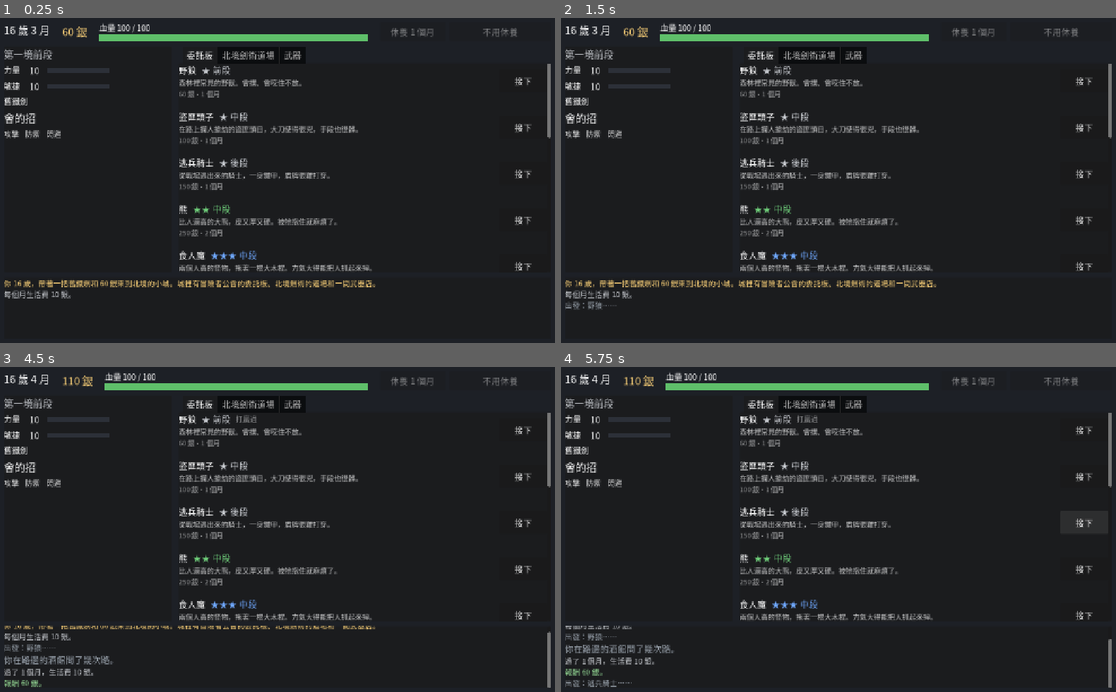
Above: before the commit, frames 1-4 (two rows, left to right).
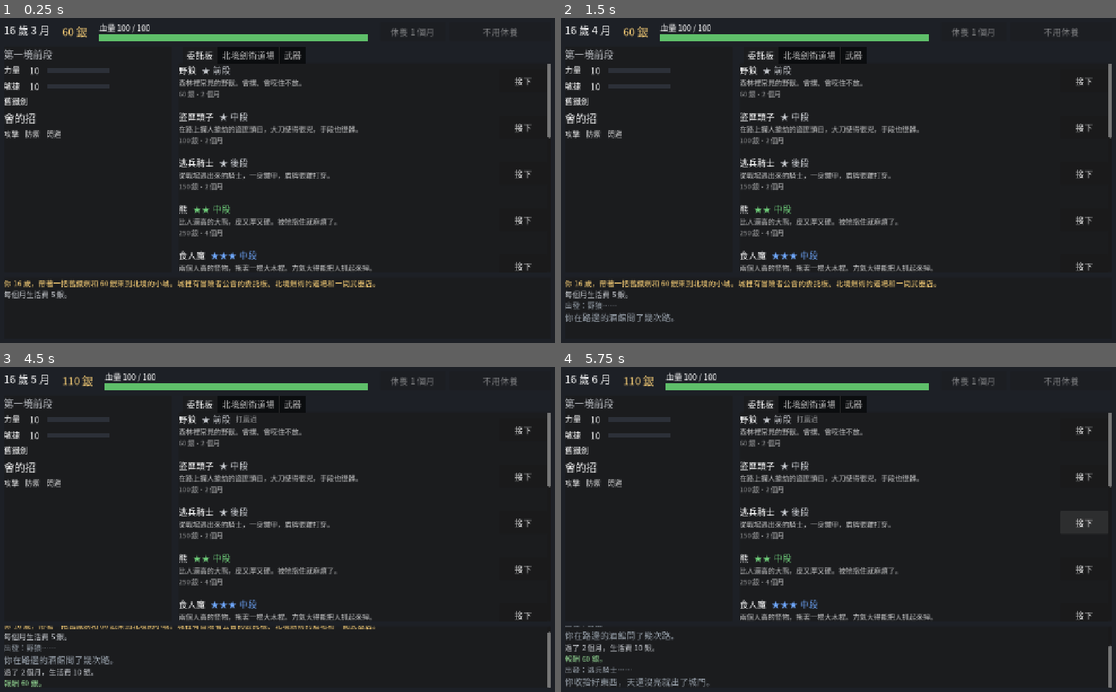
Above: after the commit, the same moments.

Repository: YPY1019/-
Game: Godot game, scene res://main.tscn
The game is run twice, just before and just after one commit, with the same random seed, the same clock (stepped at 60 frames per second) and the same inputs.
Inputs:
- Up to frame 1 (0.25 s): no input
- Up to frame 2 (1.5 s): click "接下" at 0.5 s; click "接下" at 1.25 s
- Up to frame 3 (4.5 s): click "▶" at 2 s; click "▶▶" at 2.75 s; click "▶▶▶" at 3.5 s; click "回到城裡" at 4.25 s
- Up to frame 4 (5.75 s): click "接下" at 5 s

The runs differ from the first frame. In frame 1, less than 0.1% of the frame differs, in the area x 9-38%, y 22-87%; in frame 2, 0.4%; in frame 3, less than 0.1%; in frame 4, 1.5%, in the area x 0-100%, y 2-99%.

Commit message:
一輩子拿不完：4 個新強者、2 本秘笈和絕學、2 把稀有武器；壽命看不到、拿掉通關；時間加倍、高境界數值難長；用模擬對數字
Co-Authored-By: Claude Opus 5.5 <noreply@anthropic.com>
Claude-Session: https://claude.ai/code/session_01W6Y7TrerJrFcJsNg4embXv

Diff:
--- a/冒險者模擬/scripts/adventurer.gd
+++ b/冒險者模擬/scripts/adventurer.gd
@@ -137,12 +137,17 @@
 		learned.append(move_id)
 
 
+## 長 1 點要多少經驗（看境界）
+func exp_need() -> float:
+	return GrowthData.EXP_PER_POINT[realm]
+
+
 ## 加經驗，回傳長了幾點。到瓶頸就停住。
 func add_exp(stat: String, amount: float) -> int:
 	var gained := 0
 	exp[stat] += amount
-	while exp[stat] >= GrowthData.EXP_PER_POINT and not at_cap(stat):
-		exp[stat] -= GrowthData.EXP_PER_POINT
+	while exp[stat] >= exp_need() and not at_cap(stat):
+		exp[stat] -= exp_need()
 		stats[stat] += 1
 		gained += 1
 	if at_cap(stat):
--- a/冒險者模擬/scripts/battle/battle.gd
+++ b/冒險者模擬/scripts/battle/battle.gd
@@ -589,7 +589,9 @@
 			ev.append(_ev("pain", enemy.fill(_pick(pain["heavy"]))))
 	elif rng.randf() < 0.35:
 		ev.append(_ev("pain", enemy.fill(_pick(pain["light"]))))
-	_weapon_fx_out(ally, enemy, dmg, ev)
+	# 絕學砍中不會再震出破綻（不然喪鐘＋北境裁決會一直接下去）
+	if not (m.get("ult", false) and ally.weapon_fx == "knell"):
+		_weapon_fx_out(ally, enemy, dmg, ev)
 	if not enemy.is_alive():
 		return
 	# 比你弱太多的對手，挨痛了會逃
--- a/冒險者模擬/scripts/data/enemy_data.gd
+++ b/冒險者模擬/scripts/data/enemy_data.gd
@@ -435,7 +435,7 @@
 	"old_captain": {
 		"name": "葛雷森", "title": "老衛隊長",
 		"blurb": "以前王都衛隊的隊長，現在替人收債。頭髮白了，劍還是很穩。",
-		"hp": 380, "str": 23, "agi": 21, "armor": "light", "traits": ["disarmable"], "pron": "他",
+		"hp": 620, "str": 27, "agi": 26, "armor": "light", "traits": ["disarmable"], "pron": "他",
 		"weapon": "長劍", "guard": "護手", "loot": "nightwatch", "no_flee": true,
 		"parry": ["葛雷森腳下一錯，長劍已經回到身前。你的劍砍在寬寬的護手上，滑了開去。", "你搶上去出劍，葛雷森不慌不忙地一擋，像是早就知道你會砍哪裡。"],
 		"scene": ["碼頭邊的倉庫，空氣裡都是魚腥味。", "下雨的巷子，水從屋簷一直滴下來。"],
@@ -468,7 +468,7 @@
 	"rebel_lord": {
 		"name": "瓦倫", "title": "叛將",
 		"blurb": "背叛了領主、佔了山口要塞的將軍。左手一面塔盾，右手一把戰錘。",
-		"hp": 480, "str": 25, "agi": 20, "armor": "heavy", "traits": [], "pron": "他",
+		"hp": 960, "str": 31, "agi": 24, "armor": "heavy", "traits": [], "pron": "他",
 		"weapon": "戰錘", "guard": "塔盾", "books": ["bastion_book"], "no_flee": true,
 		"parry": ["瓦倫還沒站穩，塔盾已經擋在身前。你的劍砍在盾面上，震得手腕發麻。", "你搶上去出劍，瓦倫把盾一推，連你帶劍一起推開。"],
 		"scene": ["山口的舊要塞，城牆上的旗子早就燒掉了。", "要塞的中庭，地上的石板裂了好幾道縫。"],
--- a/冒險者模擬/scripts/data/growth_data.gd
+++ b/冒險者模擬/scripts/data/growth_data.gd
@@ -50,8 +50,8 @@
 const OUTCLASS := 4
 
 # ---- 成長 ----
-## 長 1 點要多少經驗
-const EXP_PER_POINT := 100.0
+## 第 i 境長 1 點要多少經驗（境界越高越難長）
+const EXP_PER_POINT := [100.0, 200.0, 350.0]
 ## 每用一次招給的經驗（再乘上成長倍率）
 const EXP_PER_USE := 15.0
 ## 對手那一項比你低 GROW_OFFSET 點時練不到；跟你一樣時 = 1 倍
--- a/冒險者模擬/scripts/data/life_data.gd
+++ b/冒險者模擬/scripts/data/life_data.gd
@@ -14,8 +14,8 @@
 ## 出道那年的幾月
 const START_MONTH := 3
 ## 壽命（歲）的範圍，含頭含尾。死在那一歲的隨機一個月
-const LIFESPAN_MIN := 34
-const LIFESPAN_MAX := 38
+const LIFESPAN_MIN := 30
+const LIFESPAN_MAX := 34
 
 ## 過了這個年紀，這一項每 DECLINE_YEARS 年掉 1 點
 const DECLINE_AGE := {"agi": 28, "str": 30}
--- a/冒險者模擬/scripts/data/move_data.gd
+++ b/冒險者模擬/scripts/data/move_data.gd
@@ -377,20 +377,20 @@
 		"vs": {},
 	},
 	"falcon": {
-		"name": "隼之一刺", "stat": "agi", "desc": "南方決鬥家的絕學。對手縮在防守後面、或正在蓄力時才用得出來：從縫裡一劍刺進去，盔甲和盾都擋不住。刺中蓄力的人，那一下就使不出來了。",
-		"ult": true, "when": "closed", "pierce": true,
+		"name": "隼之一刺", "stat": "agi", "desc": "南方決鬥家的絕學。對手縮在防守後面、或正在蓄力時才用得出來：從縫裡一劍刺進去，盾和兵器都擋不住（盔甲還是擋得住一些）。刺中蓄力的人，那一下就使不出來了。",
+		"ult": true, "when": "closed",
 		"pre": [
 			"你看準了那道縫。",
 			"你的腳尖往前一滑，身子壓得很低。",
 			"你把劍收到腰側，劍尖對著{name}。",
 		],
-		"default": {"deal": 3.2, "text": [
+		"default": {"deal": 2.2, "text": [
 			"劍尖從{guard}的邊上鑽進去，刺進{name}的肩窩，又拔了出來。",
 			"{name}還沒看清你的劍，劍尖已經從{pron}腋下刺了進去。",
 			"這一刺又快又直，正好刺進{name}護不到的那道縫。",
 		]},
 		"vs": {
-			"windup": {"deal": 3.2, "effect": "interrupt", "text": [
+			"windup": {"deal": 2.2, "effect": "interrupt", "text": [
 				"{name}的力還沒蓄滿，你的劍尖已經刺進{pron}的手臂。{pron}這一下使不出來了。",
 				"{name}舉起{weapon}的那一刻，胸口全空了。你一劍刺進去，{pron}的手垂了下來。",
 			]},
--- a/冒險者模擬/scripts/data/school_data.gd
+++ b/冒險者模擬/scripts/data/school_data.gd
@@ -18,8 +18,8 @@
 const MASTER_ENEMY := "master"
 
 const TIERS := [
-	{"tier": 1, "name": "基礎招", "moves": ["parry", "sweep_kick", "heavy"], "cost": 60, "months": 3, "exam": ""},
-	{"tier": 2, "name": "進階招", "moves": ["redirect", "disarm", "break_free", "vital", "combo"], "cost": 0, "months": 6,
+	{"tier": 1, "name": "基礎招", "moves": ["parry", "sweep_kick", "heavy"], "cost": 60, "months": 6, "exam": ""},
+	{"tier": 2, "name": "進階招", "moves": ["redirect", "disarm", "break_free", "vital", "combo"], "cost": 0, "months": 12,
 		"exam": "spar", "exam_name": "接住我三招", "exam_quote": "「三招。接住了，進階招就教你。」"},
 	{"tier": 3, "name": "絕學", "moves": ["sunder"], "exam": "errand"},
 ]
@@ -50,7 +50,7 @@
 }
 
 ## 過招考驗
-const SPAR_MONTHS := 1
+const SPAR_MONTHS := 2
 const SPAR_ROUNDS := 3
 ## 血掉到這個比例以下就算輸（掉超過四成）
 const SPAR_YIELD := 0.6
--- a/冒險者模擬/scripts/data/town_data.gd
+++ b/冒險者模擬/scripts/data/town_data.gd
@@ -5,13 +5,13 @@
 
 const START_MONEY := 60
 ## 每個月的生活費
-const LIVING_COST := 10
+const LIVING_COST := 5
 ## 休養一個月回復最大血量的幾成
-const REST_HEAL := 0.4
+const REST_HEAL := 0.2
 
 ## 打輸：重傷被救回，醒在城裡，躺了幾個月
 const INJURED_HP := 0.1
-const INJURED_MONTHS := 3
+const INJURED_MONTHS := 6
 
 ## 偷學：被敵人的招牌招打中幾次就學會
 const STEAL_NEED := 3
@@ -19,27 +19,27 @@
 
 ## 委託板（只有討伐）。危險度從敵人的數值算（EnemyData.danger）；months 來回加上找人要幾個月；reward 打贏的報酬
 const COMMISSIONS := {
-	"wolf": {"months": 1, "reward": 60,
+	"wolf": {"months": 2, "reward": 60,
 		"text": "村外的野狼咬死了好幾頭羊。牧場主人請人去把牠解決掉。"},
-	"bandit_leader": {"months": 1, "reward": 100,
+	"bandit_leader": {"months": 2, "reward": 100,
 		"text": "往南的山道上有盜匪攔路搶劫。商會懸賞他們的頭目。"},
-	"deserter": {"months": 1, "reward": 150,
+	"deserter": {"months": 2, "reward": 150,
 		"text": "一個逃兵騎士佔了石橋，向過路的人收過路費。領主的管家請人去把他趕走。"},
-	"bear": {"months": 2, "reward": 250,
+	"bear": {"months": 4, "reward": 250,
 		"text": "山腳的獵人小屋被大熊拆了。獵人公會請人去討伐。"},
-	"ogre": {"months": 2, "reward": 500,
+	"ogre": {"months": 9, "reward": 500,
 		"text": "食人魔在舊城牆一帶出沒，已經有人被抓走了。城主親自發的懸賞。"},
 	# 懸賞：有名字的強者，打倒了就不會再出現
-	"merc_captain": {"months": 2, "reward": 300,
+	"merc_captain": {"months": 9, "reward": 300,
 		"text": "傭兵團「紅鬃」洗劫了東邊的兩個村子。商會懸賞隊長羅德里克的人頭。"},
-	"raider": {"months": 2, "reward": 300,
+	"raider": {"months": 9, "reward": 300,
 		"text": "北邊海岸的漁村被燒了兩個。劫掠者烏爾夫帶著手下往內陸來了，沿岸的領主懸賞他。"},
-	"duelist": {"months": 2, "reward": 350,
+	"duelist": {"months": 9, "reward": 350,
 		"text": "南方來的決鬥家伊薇特在城裡殺了三個貴族子弟，說是決鬥，沒人告得了她。死者的家族私下懸賞。"},
-	"black_knight": {"months": 2, "reward": 400,
+	"black_knight": {"months": 9, "reward": 400,
 		"text": "被逐出騎士團的黑騎士佔了舊王家驛站，往來的信使一個都沒回來。騎士團私下發的懸賞。"},
-	"old_captain": {"months": 2, "reward": 450,
+	"old_captain": {"months": 9, "reward": 450,
 		"text": "老衛隊長葛雷森替放高利貸的人收債，打斷了好幾個人的手。商會懸賞趕走他。"},
-	"rebel_lord": {"months": 3, "reward": 600,
+	"rebel_lord": {"months": 12, "reward": 600,
 		"text": "叛將瓦倫佔了山口的舊要塞，往來的商隊都要給他抽成。領主派兵打了兩次都沒打下來，只好懸賞他的命。"},
 }
--- a/冒險者模擬/scripts/ui/town_view.gd
+++ b/冒險者模擬/scripts/ui/town_view.gd
@@ -220,7 +220,7 @@
 		var bar := UiKit.bar(Color("#7fa7d9"), 10)
 		bar.custom_minimum_size.x = 140
 		bar.size_flags_vertical = Control.SIZE_SHRINK_CENTER
-		bar.max_value = GrowthData.EXP_PER_POINT
+		bar.max_value = h.exp_need()
 		bar.value = h.exp[s]
 		row.add_child(bar)
 		if h.at_cap(s):
--- a/冒險者模擬/tests/career.gd
+++ b/冒險者模擬/tests/career.gd
@@ -6,6 +6,7 @@
 ## 委託挑「還沒打贏過的最弱對手」，在目前實力下連輸兩次就回去打打得贏的。戰鬥是自動的（AutoPilot）。
 ## 真人大約比電腦玩家快一倍（2026-10-06 試玩：真人 22 歲 10 月打倒食人魔，電腦玩家約 30 歲），
 ## 所以也印出「照真人速度」的估算（月數減半）。
+## 電腦玩家花的時間是真人的兩倍，老化也照「真人那時候幾歲」算（HumanAged），不然電腦玩家會老得太早。
 ## 執行：Godot.exe --headless --path . --script res://tests/career.gd
 
 const RUNS := 30
@@ -19,6 +20,12 @@
 const HUMAN_SPEED := 2.0
 ## 估算「死在幾歲」
 const DEATH_AGES := [26, 28, 30, 32, 34, 36, 38, 40]
+
+
+## 老化照真人的年紀算（電腦玩家過了 n 個月，真人才過了 n / HUMAN_SPEED 個月）
+class HumanAged extends Adventurer:
+	func decline(stat: String) -> int:
+		return LifeData.decline(stat, LifeData.age_at(int(month / HUMAN_SPEED)))
 
 
 func _init() -> void:
@@ -38,6 +45,9 @@
 		v.sort()
 		var med: int = v[v.size() / 2]
 		print("　%s：電腦 %s，真人約 %s（%d/%d 輪）" % [k, LifeData.date_text(med), LifeData.date_text(int(med / HUMAN_SPEED)), v.size(), RUNS])
+	var fights := all.map(func(r): return r["fights"])
+	fights.sort()
+	print("\n全部拿完（或打不動）要打幾場：中位數 %d" % fights[fights.size() / 2])
 	print("\n死在幾歲時，拿得到幾樣（共 %d 樣，中位數）：" % PRIZES.size())
 	for age in DEATH_AGES:
 		var end: int = (age - LifeData.START_AGE) * 12 - (LifeData.START_MONTH - 1)
@@ -49,6 +59,15 @@
 		bot.sort()
 		human.sort()
 		print("　%d 歲：電腦 %d 樣，真人約 %d 樣" % [age, bot[bot.size() / 2], human[human.size() / 2]])
+	# 照遊戲裡的隨機壽命，每輪擲一次
+	var rng := RandomNumberGenerator.new()
+	rng.seed = 1
+	var got := []
+	for r in all:
+		got.append(_count(r["when"], LifeData.roll_life_months(rng) * HUMAN_SPEED))
+	got.sort()
+	print("\n照遊戲的隨機壽命（%d～%d 歲），真人一輩子拿到幾樣：最少 %d、四分之一 %d、中位數 %d、四分之三 %d、最多 %d" % [
+		LifeData.LIFESPAN_MIN, LifeData.LIFESPAN_MAX, got[0], got[got.size() / 4], got[got.size() / 2], got[got.size() * 3 / 4], got[-1]])
 	quit()
 
 
@@ -62,6 +81,7 @@
 
 func _career(run: int, verbose: bool) -> Dictionary:
 	var town := Town.new()
+	town.hero = HumanAged.new()
 	var h := town.hero
 	h.life_months = 99999
 	var pilot := AutoPilot.new()
--- a/冒險者模擬/tests/debug_one.gd
+++ b/冒險者模擬/tests/debug_one.gd
@@ -16,7 +16,8 @@
 		var req: Dictionary = SchoolData.REQ.get(m, {})
 		if req.keys().all(func(s): return hero.stats[s] >= req[s]):
 			hero.learn(m)
-	hero.learn("sunder")
+	for u in ["sunder", "falcon", "bastion"]:
+		hero.learn(u)
 	var b := Battle.new([hero.to_combatant(true)], [Combatant.from_enemy(args[0])], int(args[5]))
 	AutoPilot.new().play(b)
 	for l in b.record:
--- a/冒險者模擬/tests/sim.gd
+++ b/冒險者模擬/tests/sim.gd
@@ -9,6 +9,8 @@
 const T1 := ["parry", "sweep_kick", "heavy"]
 const T2 := ["redirect", "disarm", "break_free", "vital", "combo"]
 const ULT := ["sunder"]
+const ULT2 := ["sunder", "falcon"]
+const ULT3 := ["sunder", "falcon", "bastion"]
 const WILD := ["sand", "shout"]
 
 
@@ -39,6 +41,14 @@
 		["18/10 二境 進階 騎士", 18, 10, 1, T1 + T2, "knight_sword"],
 		["19/10 二境 斷岳 赤牙", 19, 10, 1, T1 + T2 + ULT, "red_fang"],
 		["20/10 二境 斷岳 喪鐘", 20, 10, 1, T1 + T2 + ULT, "knell"],
+		# 第三境：拿到後面的武器和秘笈
+		["21/19 三境 斷岳 喪鐘", 21, 19, 2, T1 + T2 + ULT + WILD, "knell"],
+		["21/19 三境 二絕 喪鐘", 21, 19, 2, T1 + T2 + ULT2 + WILD, "knell"],
+		["21/19 三境 二絕 碎門", 21, 19, 2, T1 + T2 + ULT2 + WILD, "gatebreaker"],
+		["23/21 三境 斷岳 喪鐘", 23, 21, 2, T1 + T2 + ULT + WILD, "knell"],
+		["23/21 三境 二絕 喪鐘", 23, 21, 2, T1 + T2 + ULT2 + WILD, "knell"],
+		["23/21 三境 二絕 守夜", 23, 21, 2, T1 + T2 + ULT2 + WILD, "nightwatch"],
+		["25/23 三境 二絕 守夜", 25, 23, 2, T1 + T2 + ULT2 + WILD, "nightwatch"],
 	]
 	var ids := ["merc_captain", "raider", "duelist", "black_knight", "ogre", "old_captain", "rebel_lord"]
 	# 加參數只跑名字裡有這段字的組合：-- "/10"
@@ -59,7 +69,8 @@
 				var b := _battle(s[1], s[2], s[3], s[4], s[5], id, i)
 				var r := pilot.play(b)
 				rounds += r["rounds"]
-				ults += r["used"].count("sunder")
+				for u in ULT3:
+					ults += r["used"].count(u)
 				if r["outcome"] in ["win", "survive"]:
 					wins += 1
 					hp_sum += r["hp"]
Not shown, changed: GAME_DESIGN.md
